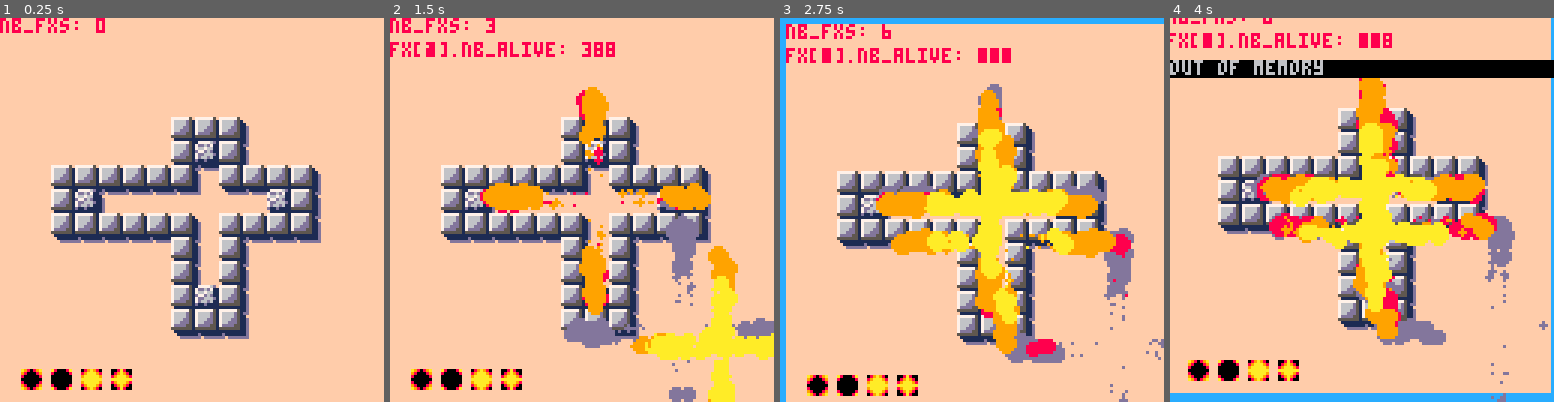
Above: before the commit, frames 1-4 (left to right).
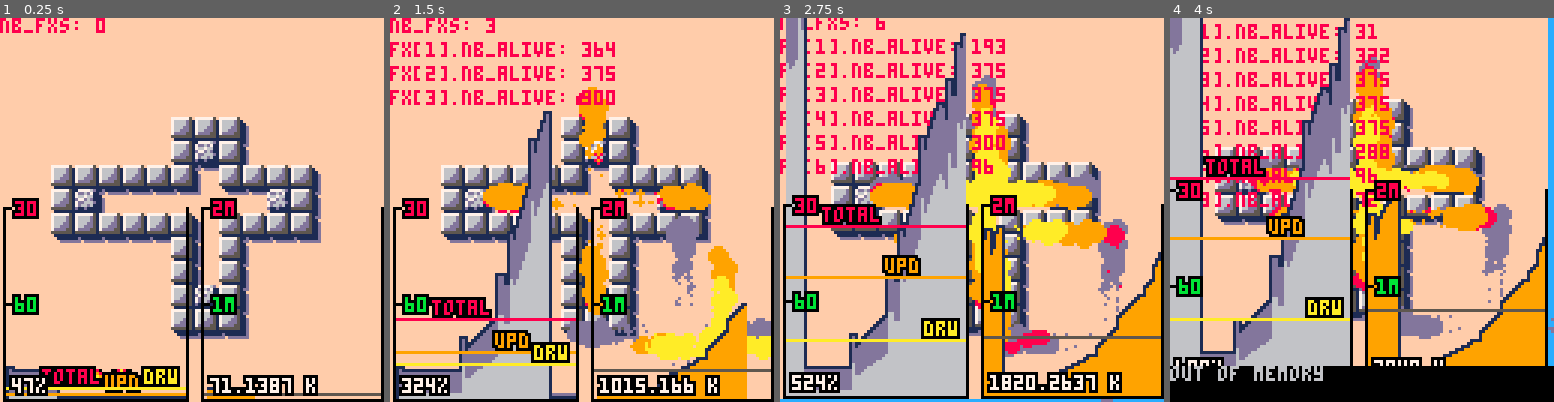
Above: after the commit, the same moments.

Repository: droune2001/nico_pico
Game: PICO-8 cartridge explo_dev.p8
The game is run twice, just before and just after one commit, with the same random seed, the same clock (stepped at 60 frames per second) and the same inputs.
Inputs:
- Up to frame 1 (0.25 s): no input
- Up to frame 2 (1.5 s): tap X (X key) at 0.33, 1.07 s; tap O (Z key) at 0.7 s
- Up to frame 3 (2.75 s): hold Right 1.6-2.1 s; tap O (Z key) at 1.7, 2.1, 2.5 s; tap X (X key) at 1.85 s; hold Up 2.15-2.42 s; hold Right from 2.47 s (still down)
- Up to frame 4 (4 s): tap O (Z key) at 2.9, 3.3, 3.7 s; tap X (X key) at 2.97 s; release Right at 3.03 s; hold Left 3.08-3.58 s; hold Down 3.63-3.97 s

The runs differ from the first frame. In frame 1, 8.7% of the frame differs, in the area x 0-100%, y 46-100%; in frame 2, 23%; in frame 3, 55%; in frame 4, 61%, in the area x 0-100%, y 0-100%.

Commit message:
stats in explo for out of memory

Diff:
--- a/explo_dev.p8
+++ b/explo_dev.p8
@@ -17,10 +17,144 @@
 
 max_dist_cells=1
 
-…(4 lines of a section not shown)…
+-->8
+-- profiler
+function print_outline(t,x,y,c,bc)
+ color(bc or 0)
+ print(t,x-1,y)print(t,x-1,y-1)print(t,x,y-1)print(t,x+1,y-1)
+ print(t,x+1,y)print(t,x+1,y+1)print(t,x,y+1)print(t,x-1,y+1)
+ print(t,x,y,c)
+end
+
+function create_profiler()
+return {
+ curr_frame=1,
+ cpu_hist={},
+ mem_hist={},
+ cpu_update_mean=0,
+ cpu_draw_mean=0,
+ cpu_mean=0,
+ mem_mean=0,
+
+ init = function(this)
+  for i=1,60 do
+   -- upd,dra, pix norms
+   this.cpu_hist[i]={0,0,0,0}
+   -- real val, pix norm
+   this.mem_hist[i]={0,0}
+  end
+ end,
+
+ log_update_time = function(this)
+  this.cpu_hist[this.curr_frame+1][1]=stat(1)
+ end,
+
+ log_draw_time = function(this)
+  this.mem_hist[this.curr_frame+1][1]=stat(0)
+  this.cpu_hist[this.curr_frame+1][2]=stat(1)
+ end,
+
+ -- normalize stats and compute means
+ compute_frame_stats = function(this)
+  this.curr_frame = (this.curr_frame+1)%60
+  this.cpu_update_mean=0
+  this.cpu_draw_mean=0
+  this.cpu_mean=0
+  this.mem_mean=0
+
+  for i=1,60 do
+   local c1=31*this.cpu_hist[i][1]
+   local c2=31*this.cpu_hist[i][2]
+
+   this.cpu_hist[i][3]=c1
+   this.cpu_hist[i][4]=c2
+
+   this.cpu_mean+=c2
+   this.cpu_update_mean+=c1
+   this.cpu_draw_mean+=c2-c1
+
+   local m=62*(this.mem_hist[i][1]/2048.0)
+   this.mem_mean+=m
+   this.mem_hist[i][2]=m
+  end
+
+  this.cpu_mean = this.cpu_mean/60
+  this.cpu_update_mean = this.cpu_update_mean/60
+  this.cpu_draw_mean = this.cpu_draw_mean/60
+  this.mem_mean = this.mem_mean / 60
+ end,
+
+ update = function(this)
+  this:log_update_time()
+ end,
+
+ draw = function(this)
+  this:log_draw_time()
+  this:compute_frame_stats()
+
+  local chox=1 -- cpu hist offset x
+  local mhox=chox+66
+  for i=1,60 do
+   local c1=this.cpu_hist[i][3]
+   local c2=this.cpu_hist[i][4]
+   -- update time
+   line(chox+i,126,chox+i,126-c1,6)
+   -- draw time
+   line(chox+i,126-c1-1,chox+i,126-c2,13)
+   -- outline
+   local mx=c2
+   if i>1 then mx=max(mx,this.cpu_hist[i-1][4]) end
+   if i<60 then mx=max(mx,this.cpu_hist[i+1][4]) end
+   line(chox+i,126-mx,chox+i,126-c2,1)
+
+   local m=this.mem_hist[i][2]
+   if m > 0 then
+    line(mhox+i,126,mhox+i,126-m,9)
+    mx=m
+    if i>1 then mx=max(mx,this.mem_hist[i-1][2]) end
+    if i<60 then mx=max(mx,this.mem_hist[i+1][2]) end
+    line(mhox+i,126-mx,mhox+i,126-m,1)
+   end
+  end
+
+  line(chox+1,126-this.cpu_mean,chox+60,126-this.cpu_mean,8)
+  print_outline("total",chox+13,126-this.cpu_mean-6,8)
+
+  line(chox+1,126-this.cpu_update_mean,chox+60,126-this.cpu_update_mean,9)
+  print_outline("upd",chox+34,126-this.cpu_update_mean-6,9)
+
+  line(chox+1,126-this.cpu_draw_mean,chox+60,126-this.cpu_draw_mean,10)
+  print_outline("drw",chox+47,126-this.cpu_draw_mean-6,10)
+
+  line(mhox+1,126-this.mem_mean,126,126-this.mem_mean,5)
+
+  -- containers
+  line(chox,   127,   chox+61,127,   0) -- bottom
+  line(chox,   127-32,chox+2, 127-32,0) -- 60 tick
+  line(chox,   127-64,chox+2, 127-64,0) -- 30 tick
+  line(chox,   127-64,chox,   127,   0) -- v left
+  line(chox+61,127-64,chox+61,127,   0) -- v right
+
+  line(mhox,127,   127,   127,   0) -- bottom
+  line(mhox,127-32,mhox+2,127-32,0) -- 1M tick
+  line(mhox,127-64,mhox+2,127-64,0) -- 2M tick
+  line(mhox,127-64,mhox,  127,   0) -- v left
+  line(127, 127-64,127,   127,   0) -- v right
+
+  print_outline("30",chox+4,127-66,8)
+  print_outline("60",chox+4,127-34,11)
+
+  print_outline("2m",mhox+4,127-66,8)
+  print_outline("1m",mhox+4,127-34,11)
+
+  print_outline(stat(0).." k",mhox+3,127-7,7)
+  print_outline(flr(stat(1)*100).."%",chox+3,127-7,7)
+ end
+}
+end -- create_profiler
+
+
+-->8
 function create_particle_system(max_nb_parts,px,py)
  local particle_system = {
   particles = {},
@@ -284,10 +418,9 @@
 
 
 function _init()
+ profiler = create_profiler()
+ profiler:init()
  pss={}
- --ps = create_particle_system(1000, 64+4, 64-4)
- -- mettre plusieurs emitters dans un ps.
- --ps.emitter = create_quad_fire_emitter()
 end
 
 function _update60()
@@ -329,6 +462,7 @@
  update_fxs()
  update_camera_shake()
 
+ profiler:update()
 end
 
 function _draw()
@@ -337,6 +471,7 @@
  draw_fake_map()
  draw_fxs()
  debug_draw()
+ profiler:draw()
 end
 
 
@@ -353,7 +488,7 @@
 function debug_draw()
  print("nb_fxs: "..#pss,0,0,8)
  for i=1,#pss do
-  print("fx["..i.."].nb_alive: "..pss[i].nb_active_particles,0,8,8)
+  print("fx["..i.."].nb_alive: "..pss[i].nb_active_particles,0,8*i,8)
  end
  --print("shk_amnt: ".._cam_shk_amnt.." "..cam_shk_amnt,0,8,12)
  --print("shk_damp: ".._cam_shk_damp,0,16,12)
--- a/stats.p8
+++ b/stats.p8
@@ -1,33 +1,24 @@
 pico-8 cartridge // http://www.pico-8.com
 version 16
 __lua__
-curr_frame=1
-cpu_hist={}
-mem_hist={}
-cpu_update_mean=0
-cpu_draw_mean=0
-cpu_mean=0
-mem_mean=0
+-- cpu mem profiler
+-- droune2001
 
 function _init()
- for i=1,60 do
-  -- upd,dra, pix norms
-  cpu_hist[i]={0,0,0,0}
-  -- real val, pix norm
-  mem_hist[i]={0,0}
- end
+ profiler = create_profiler()
+ profiler:init()
 end
 
 function _update60()
  local dt=1.0/60.0
  fill_mem(dt)
- cpu_hist[curr_frame+1][1]=stat(1)
+ profiler:log_update_time()
 end
 
 function _draw()
  cls(12)
  burn_cpu_with_useless_draw()
- draw_stats()
+ profiler:draw()
 end
 
 -->8
@@ -38,93 +29,135 @@
  print(t,x,y,c)
 end
 
-function draw_stats()
-
- local chox=1 -- cpu hist offset x
- local mhox=chox+66
-
- mem_hist[curr_frame+1][1]=stat(0)
- cpu_hist[curr_frame+1][2]=stat(1)
- curr_frame = (curr_frame+1)%60
-
- cpu_update_mean=0
- cpu_draw_mean=0
- cpu_mean=0
- mem_mean=0
+-- uses 42k of memory
+-- uses 15% cpu to draw. 13% without outlines.
+
+function create_profiler()
+return {
+ curr_frame=1,
+ cpu_hist={},
+ mem_hist={},
+ cpu_update_mean=0,
+ cpu_draw_mean=0,
+ cpu_mean=0,
+ mem_mean=0,
+
+ init = function(this)
+  for i=1,60 do
+   -- upd,dra, pix norms
+   this.cpu_hist[i]={0,0,0,0}
+   -- real val, pix norm
+   this.mem_hist[i]={0,0}
+  end
+ end,
+
+ log_update_time = function(this)
+  this.cpu_hist[this.curr_frame+1][1]=stat(1)
+ end,
+
+ log_draw_time = function(this)
+  this.mem_hist[this.curr_frame+1][1]=stat(0)
+  this.cpu_hist[this.curr_frame+1][2]=stat(1)
+ end,
+
  -- normalize stats and compute means
- for i=1,60 do
-  local c1=31*cpu_hist[i][1]
-  local c2=31*cpu_hist[i][2]
-
-  cpu_hist[i][3]=c1
-  cpu_hist[i][4]=c2
-
-  cpu_mean+=c2
-  cpu_update_mean+=c1
-  cpu_draw_mean+=c2-c1
-
-  local m=31*mem_hist[i][1]/2048.0
-  mem_mean+=m
-  mem_hist[i][2]=m
+ compute_frame_stats = function(this)
+  this.curr_frame = (this.curr_frame+1)%60
+  this.cpu_update_mean=0
+  this.cpu_draw_mean=0
+  this.cpu_mean=0
+  this.mem_mean=0
+
+  for i=1,60 do
+   local c1=31*this.cpu_hist[i][1]
+   local c2=31*this.cpu_hist[i][2]
+
+   this.cpu_hist[i][3]=c1
+   this.cpu_hist[i][4]=c2
+
+   this.cpu_mean+=c2
+   this.cpu_update_mean+=c1
+   this.cpu_draw_mean+=c2-c1
+
+   local m=62*(this.mem_hist[i][1]/2048.0)
+   this.mem_mean+=m
+   this.mem_hist[i][2]=m
+  end
+
+  this.cpu_mean = this.cpu_mean/60
+  this.cpu_update_mean = this.cpu_update_mean/60
+  this.cpu_draw_mean = this.cpu_draw_mean/60
+  this.mem_mean = this.mem_mean / 60
+ end,
+
+ update = function(this)
+  this:log_update_time()
+ end,
+
+ draw = function(this)
+  this:log_draw_time()
+  this:compute_frame_stats()
+
+  local chox=1 -- cpu hist offset x
+  local mhox=chox+66
+  for i=1,60 do
+   local c1=this.cpu_hist[i][3]
+   local c2=this.cpu_hist[i][4]
+   -- update time
+   line(chox+i,126,chox+i,126-c1,6)
+   -- draw time
+   line(chox+i,126-c1-1,chox+i,126-c2,13)
+   -- outline
+   local mx=c2
+   if i>1 then mx=max(mx,this.cpu_hist[i-1][4]) end
+   if i<60 then mx=max(mx,this.cpu_hist[i+1][4]) end
+   line(chox+i,126-mx,chox+i,126-c2,1)
+
+   local m=this.mem_hist[i][2]
+   if m > 0 then
+    line(mhox+i,126,mhox+i,126-m,9)
+    mx=m
+    if i>1 then mx=max(mx,this.mem_hist[i-1][2]) end
+    if i<60 then mx=max(mx,this.mem_hist[i+1][2]) end
+    line(mhox+i,126-mx,mhox+i,126-m,1)
+   end
+  end
+
+  line(chox+1,126-this.cpu_mean,chox+60,126-this.cpu_mean,8)
+  print_outline("total",chox+13,126-this.cpu_mean-6,8)
+
+  line(chox+1,126-this.cpu_update_mean,chox+60,126-this.cpu_update_mean,9)
+  print_outline("upd",chox+34,126-this.cpu_update_mean-6,9)
+
+  line(chox+1,126-this.cpu_draw_mean,chox+60,126-this.cpu_draw_mean,10)
+  print_outline("drw",chox+47,126-this.cpu_draw_mean-6,10)
+
+  line(mhox+1,126-this.mem_mean,126,126-this.mem_mean,5)
+
+  -- containers
+  line(chox,   127,   chox+61,127,   0) -- bottom
+  line(chox,   127-32,chox+2, 127-32,0) -- 60 tick
+  line(chox,   127-64,chox+2, 127-64,0) -- 30 tick
+  line(chox,   127-64,chox,   127,   0) -- v left
+  line(chox+61,127-64,chox+61,127,   0) -- v right
+
+  line(mhox,127,   127,   127,   0) -- bottom
+  line(mhox,127-32,mhox+2,127-32,0) -- 1M tick
+  line(mhox,127-64,mhox+2,127-64,0) -- 2M tick
+  line(mhox,127-64,mhox,  127,   0) -- v left
+  line(127, 127-64,127,   127,   0) -- v right
+
+  print_outline("30",chox+4,127-66,8)
+  print_outline("60",chox+4,127-34,11)
+
+  print_outline("2m",mhox+4,127-66,8)
+  print_outline("1m",mhox+4,127-34,11)
+
+  print_outline(stat(0).." k",mhox+3,127-7,7)
+  print_outline(flr(stat(1)*100).."%",chox+3,127-7,7)
  end
-
- cpu_mean = cpu_mean/60
- cpu_update_mean = cpu_update_mean/60
- cpu_draw_mean = cpu_draw_mean/60
- mem_mean = mem_mean / 60
-
-
-
- for i=1,60 do
-  local c1=cpu_hist[i][3]
-  local c2=cpu_hist[i][4]
-  -- update time
-  line(chox+i,126,chox+i,126-c1,6)
-  -- draw time
-  line(chox+i,126-c1-1,chox+i,126-c2,13)
-  -- outline
-  local mx=c2
-  if i>1 then mx=max(mx,cpu_hist[i-1][4]) end
-  if i<60 then mx=max(mx,cpu_hist[i+1][4]) end
-  line(chox+i,126-mx,chox+i,126-c2,1)
-
-  local m=mem_hist[i][2]
-  if m > 0 then
-   line(mhox+i,126,mhox+i,126-m,9)
-  end
-
- end
-
-
- line(chox+1,126-cpu_mean,chox+60,126-cpu_mean,8)
- print_outline("total",chox+13,126-cpu_mean-6,8)
-
- line(chox+1,126-cpu_update_mean,chox+60,126-cpu_update_mean,9)
- print_outline("upd",chox+34,126-cpu_update_mean-6,9)
-
- line(chox+1,126-cpu_draw_mean,chox+60,126-cpu_draw_mean,10)
- print_outline("drw",chox+47,126-cpu_draw_mean-6,10)
-
-
- line(mhox+1,126-mem_mean,126,126-mem_mean,5)
-
- -- containers
- line(chox,   127,   chox+61,127,0)
- line(chox,   127-32,chox+2, 127-32,0)
- line(chox,   127-64,chox+2, 127-64,0)
- line(chox,   127-64,chox,   127,0)
- line(chox+61,127-64,chox+61,127,0)
-
- line(mhox,127,   127, 127,7)
- line(mhox,127-32,mhox,127,7)
- line(127, 127-32,127, 127,7)
-
- print_outline("30",chox+4,127-66,8)
- print_outline("60",chox+4,127-34,11)
-
- print("mem: "..stat(0).." / 2048 kb",0,0,7)
- print("cpu: "..flr(stat(1)*100).."%",0,8,7)
-end
+}
+end -- create_profiler
 
 -->8
 fake_list={}
